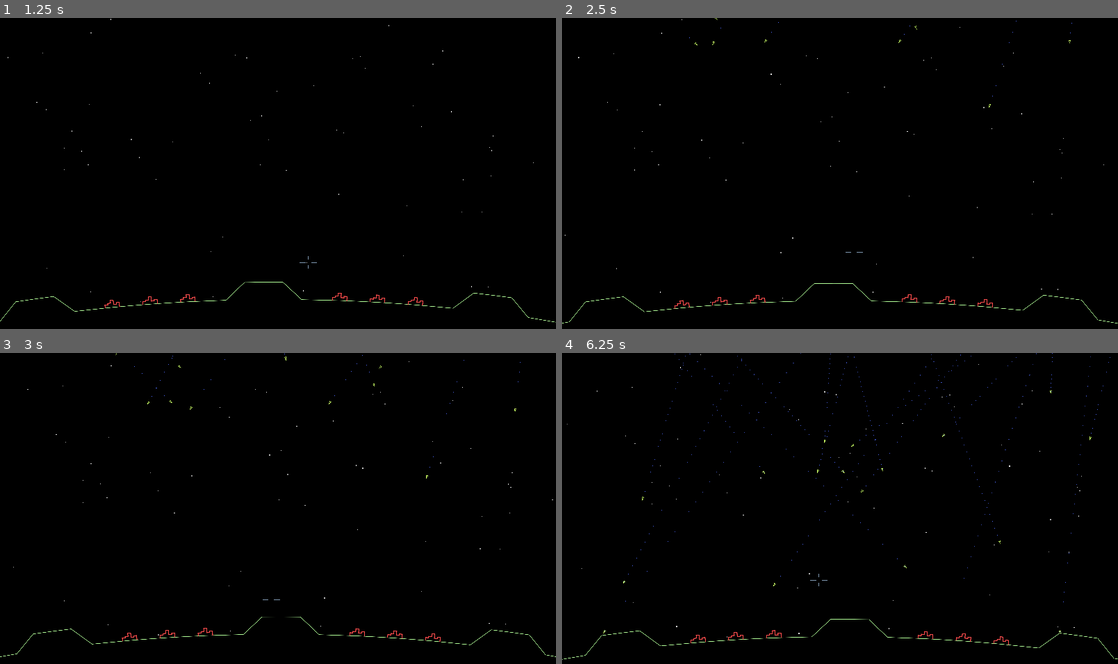
Above: before the commit, frames 1-4 (two rows, left to right).
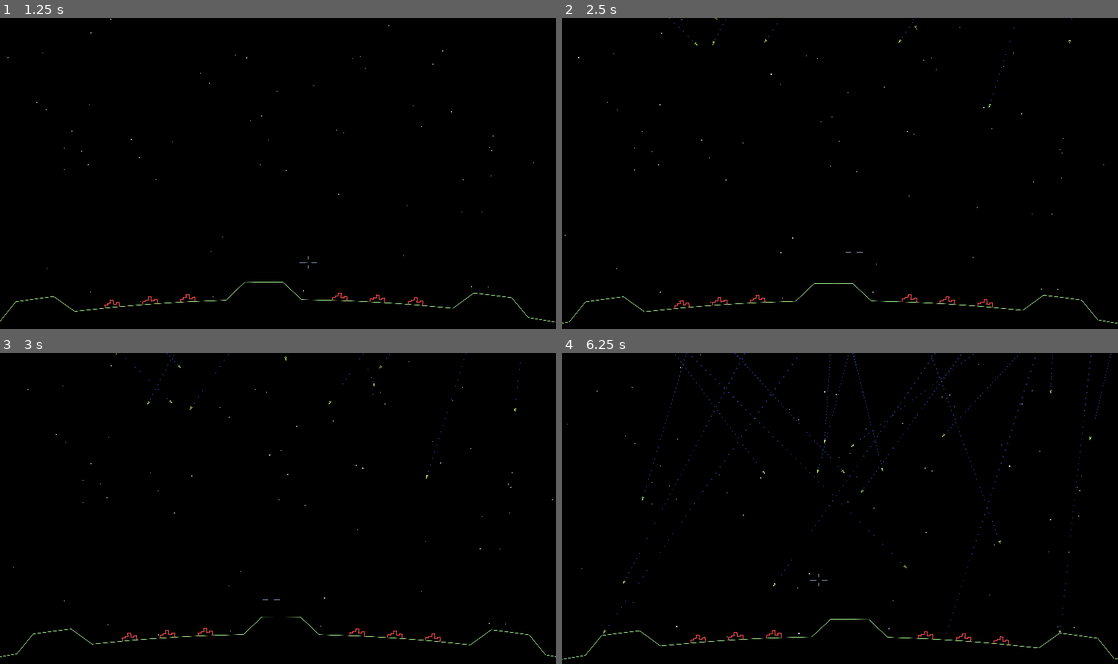
Above: after the commit, the same moments.

Repository: tartley/missile-commander
Game: Godot game, scene res://main.tscn
Same seed, same stepped clock (60 frames per second), same inputs: the game is played once before the commit and once after it.
Inputs (mouse positions are in pixels of both pictures, inside the frame that each line leads up to):
- Up to frame 1 (1.25 s): tap Enter at 0.5 s; move the mouse to (305, 173) at 0.52 s
- Up to frame 2 (2.5 s): tap Space at 1.25 s; move the mouse to (812, 176) at 1.27 s; tap Enter at 2 s; move the mouse to (851, 167) at 2.02 s
- Up to frame 3 (3 s): move the mouse to (272, 514) at 2.77 s
- Up to frame 4 (6.25 s): move the mouse to (878, 511) at 3.52 s; move the mouse to (795, 505) at 4.27 s; move the mouse to (845, 508) at 5.02 s; move the mouse to (817, 502) at 5.77 s

Frame 1 is identical in both runs. In frame 2, less than 0.1% of the frame differs, in the area x 19-92%, y 0-27%; in frame 3, less than 0.1%; in frame 4, 0.4%, in the area x 7-99%, y 0-91%.

Commit message:
Slower missile trails

Diff:
--- a/missile/missile.gd
+++ b/missile/missile.gd
@@ -18,8 +18,8 @@
 
 func _ready() -> void:
     $Trail.direction = Vector2(0, 1)
-    $Trail.initial_velocity_max = velocity.length()
-    $Trail.initial_velocity_min = velocity.length()
+    $Trail.initial_velocity_max = velocity.length() / 10
+    $Trail.initial_velocity_min = velocity.length() / 10
     set_up_collisions()
 
 func launch(pos:Vector2, destination:Vector2, speed:float):
